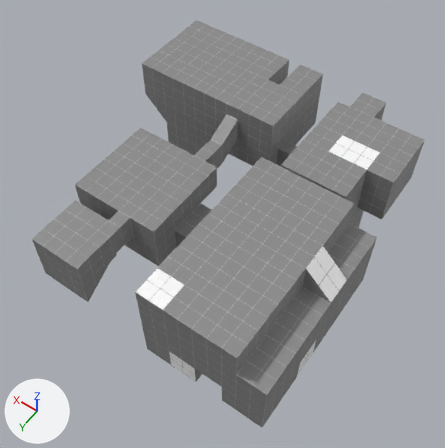
The Blender file Assets/Models/level.blend as it was, and as the next commit left it.
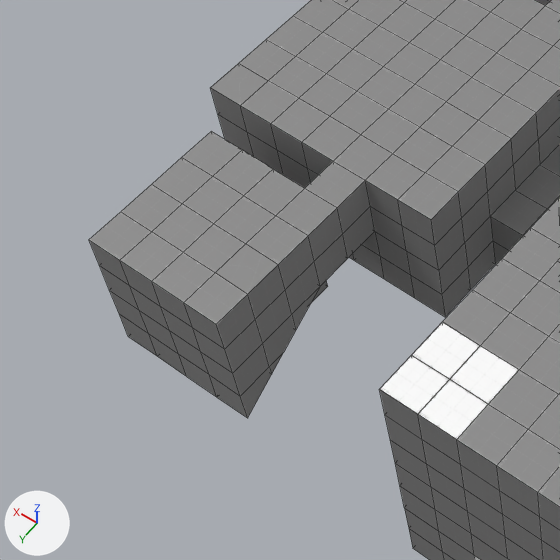
Old and new are each drawn whole from a 50 mm camera at (-21.76, 14.17, 35.86) aimed at (-5.39, -8.75, -0.15) and again close up on the part from 0% to 45% of the width and 34% to 79% of the height. Every picture has the same lights, and +X, +Y and +Z are marked at lower left. The close-ups show mesh edges as thin lines.

Objects in the first close-up: 'Default Wall', 'Portal Wall.012'.
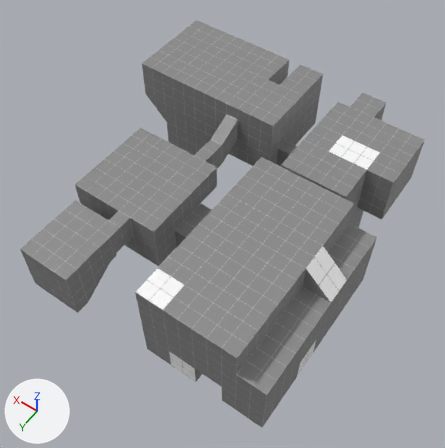
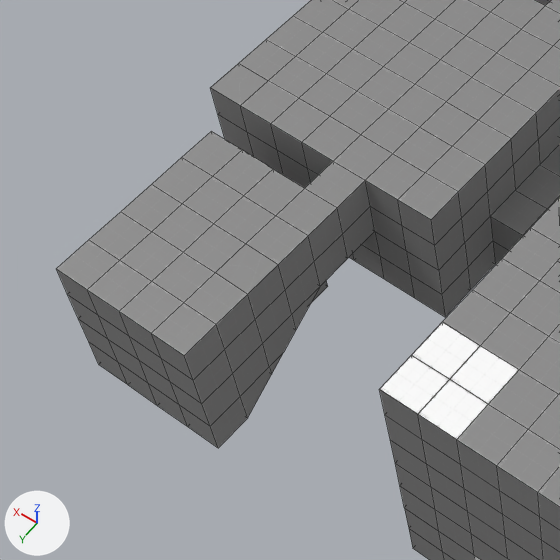
Changed parts and their boxes (x1, y1, x2, y2) in the close-ups (560 x 560 px):
'Default Wall', reshaped
    before: (89, 0, 560, 560)
    after: (57, 0, 560, 560)
part 1 of me_plane, built on
    before: (89, 240, 247, 417)
    after: (57, 240, 247, 448)

The edits, one by one:
me_plane is used by ob_default_wall; location (0.0, 0.0, 0.0).
me_plane had 1625 vertices, 1557 faces and spanned x -16.0..6.0, y -22.0..2.0, z -5.0..6.0.
me_plane now has 1641 vertices, 1573 faces and spans x -16.0..6.0, y -22.0..3.0, z -5.0..6.0.
Part 1, on me_plane:
5 vertices are removed from x -1.0..1.0, y 2.0, z 1.0..3.0.
16 faces are deleted.
4 vertices move from x -1.0..1.0, y 2.0, z 1.0..3.0 to x -2.0..2.0, y 3.0, z 0.0..4.0.
9 vertices are added at x -1.0..1.0, y 3.0, z 1.0..3.0.
12 new vertices lie (0.0, 1.0, 0.0) away from vertices in x -2.0..2.0, y 2.0, z 0.0..4.0.
32 new faces join them.
